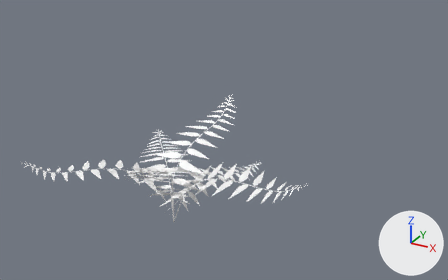
An edit to the FBX model Assets/3D Assets/Props/Plants.fbx, drawn before and after from the same camera.
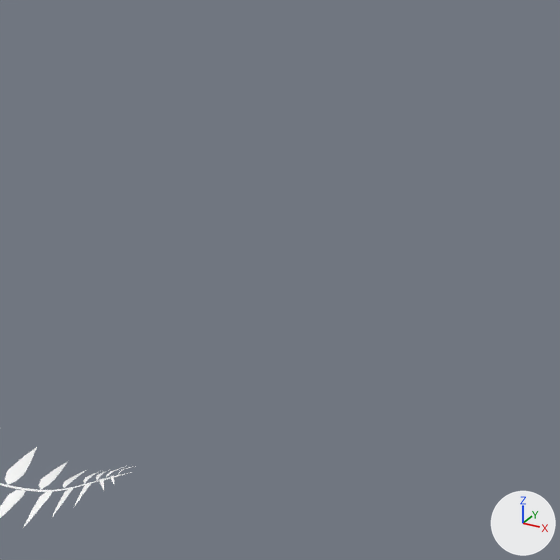
There are two pictures of each version: one whole from a camera (50 mm lens) standing at (0.052, -0.1475, 0.0592) and looking at (-0.0045, -0.0447, 0.0078), one close up on the part from 59% to 100% of the width and 11% to 76% of the height. Arrows for +X, +Y and +Z are at lower right; the lights stay in place. Objects named as collision shapes, trigger or cutter boxes, shadow casters or lower levels of detail are left out. Where no turn or scale is listed for an object, it has been applied to the vertices.

The first close-up shows 'Fern_LOD0'.
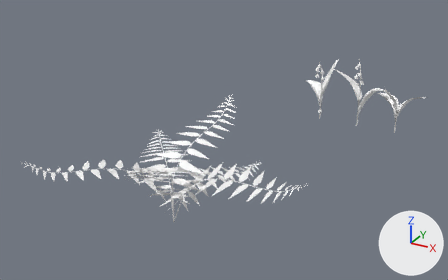
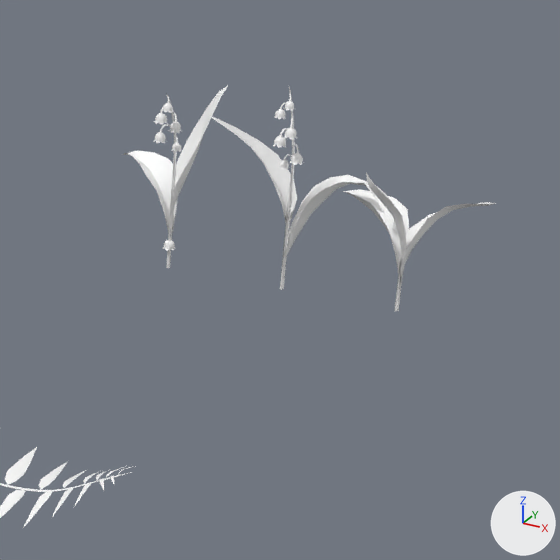
The edits, one by one:
Material 'LazyUV3' (mat_lazyuv3) is new.
Its base color is (1.0, 1.0, 1.0) (white #ffffff).
Mesh me_mesh_006 is new.
It has 68 vertices, 92 faces and spans x -0.00637..0.00651, y -0.00192..0.00355, z -0.00211..0.00996.
It uses material mat_lazyuv (its picture is missing).
Mesh me_mesh_002 is new.
It has 43 vertices, 60 faces and spans x -0.000537..0.000537, y -0.00062..0.00062, z -0.000299..0.0005.
It uses material mat_lazyuv (its picture is missing).
Mesh me_mesh_005 is new.
It has 404 vertices, 583 faces and spans x -0.0071..0.0073, y -0.0042..0.002, z -0.0021..0.0167.
It uses material mat_lazyuv (its picture is missing).
Mesh me_mesh_004 is new.
It has 346 vertices, 499 faces and spans x -0.0063..0.0035, y -0.0039..0.0036, z -0.0021..0.0145.
It uses material mat_lazyuv3 (its picture is missing).
Object 'Maiglock_C' (ob_maiglock_c) is new; it shows me_mesh_006.
Its location is (0.02, 0.0, 0.0).
Object 'Maiglock_blüte' (ob_maiglock_blüte) is new; it shows me_mesh_002.
Its location is (0.0, 0.0, 0.0).
Object 'Maiglock_B' (ob_maiglock_b) is new; it shows me_mesh_005.
Its location is (0.01, 0.0, 0.0).
Object 'Maiglock_A' (ob_maiglock_a) is new; it shows me_mesh_004.
Its location is (0.0, 0.0, 0.0).

Pixel boxes (x1, y1, x2, y2) of what changed, in the close-ups (560 x 560 px):
'Maiglock_B', added: after (208, 86, 378, 290)
'Maiglock_A', added: after (123, 86, 228, 268)
'Maiglock_C', added: after (343, 173, 496, 312)
'Maiglock_blüte', added: after (163, 240, 175, 251)
